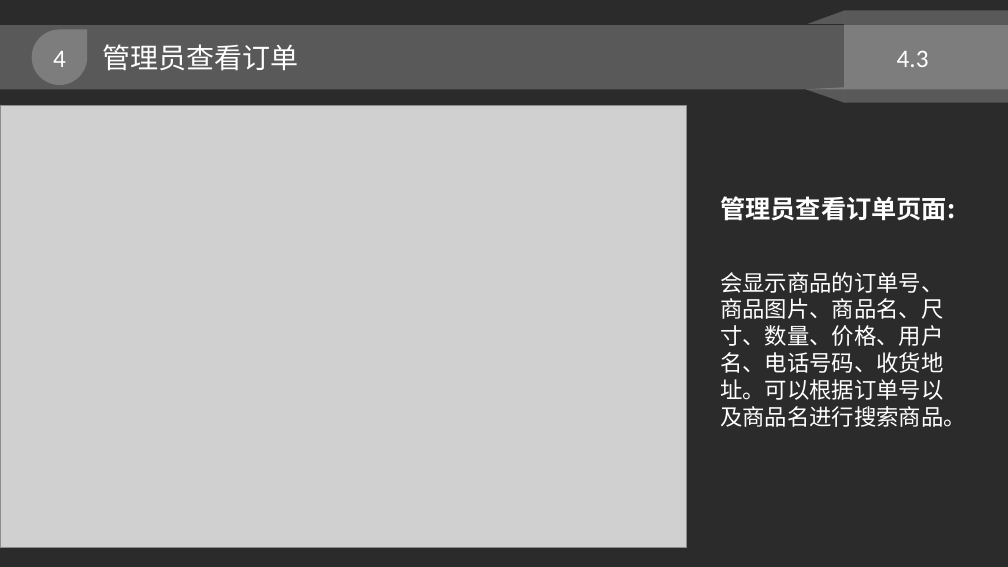
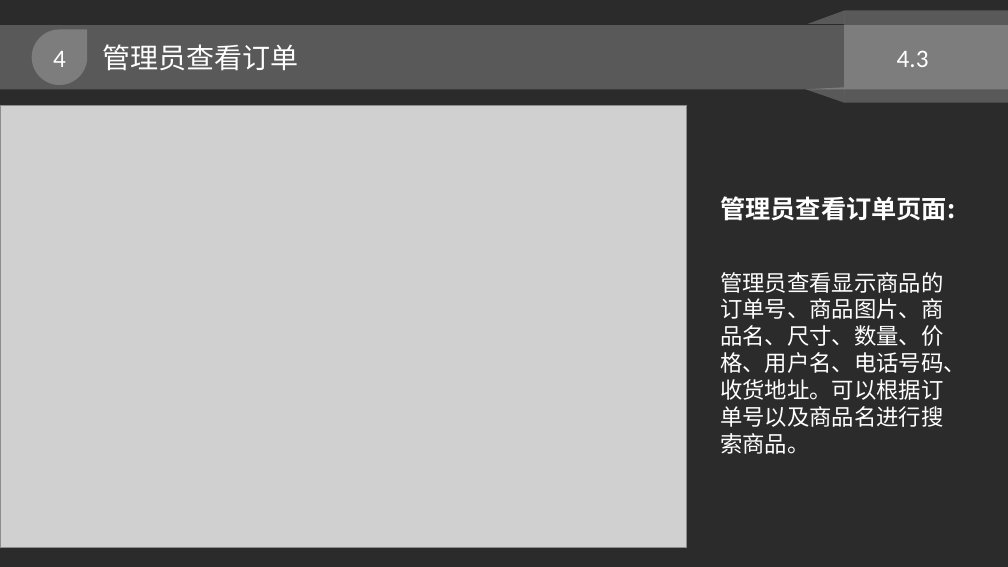
Before and after one commit to Gavin-mp/Shoes-Trading, a slide deck: slide 22 of 鞋子交易平台.pptx. Drawn at 1008x567 pixels with LibreOffice and Linux fonts; fonts in the diff are those of the drawing; grey boxes stand for pictures; background and template pictures are left out; a plain dark background stands for a picture behind light text. Boxes give left, top, right and bottom in pixels: in the first picture for what was removed or moved away, otherwise in the second. Text is boxed around its words. In the diff, an @@ line names an element or a change of style, - is before the commit and + after.

```diff
--- a/鞋子交易平台.pptx
+++ b/鞋子交易平台.pptx
@@ text at box(720, 272, 966, 454): text changed @@
-会显示商品的订单号、商品图片、商品名、尺寸、数量、价格、用户名、电话号码、收货地址。可以根据订单号以及商品名进行搜索商品。
+管理员查看显示商品的订单号、商品图片、商品名、尺寸、数量、价格、用户名、电话号码、收货地址。可以根据订单号以及商品名进行搜索商品。
```
Also in this commit, not shown: 3 other slides changed, 1 other file.
